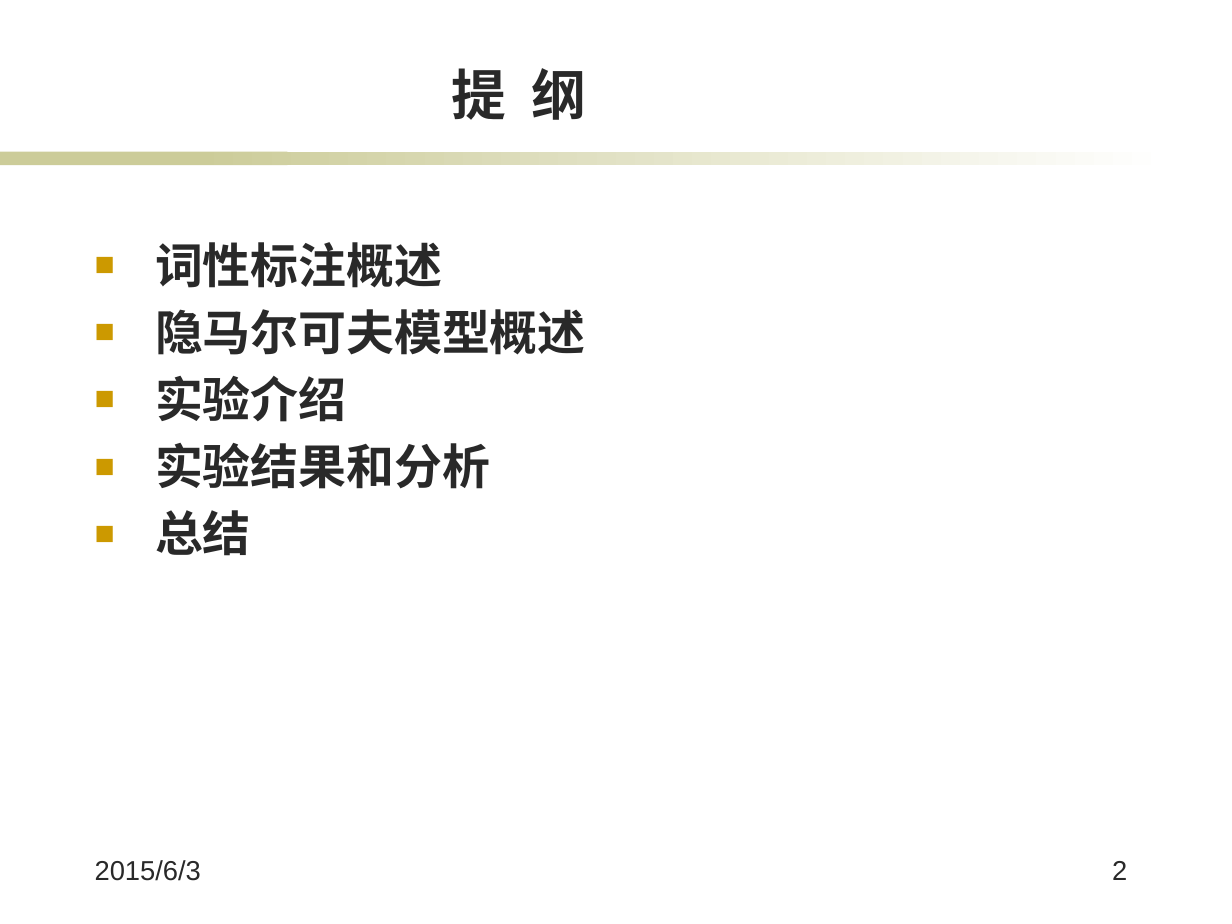
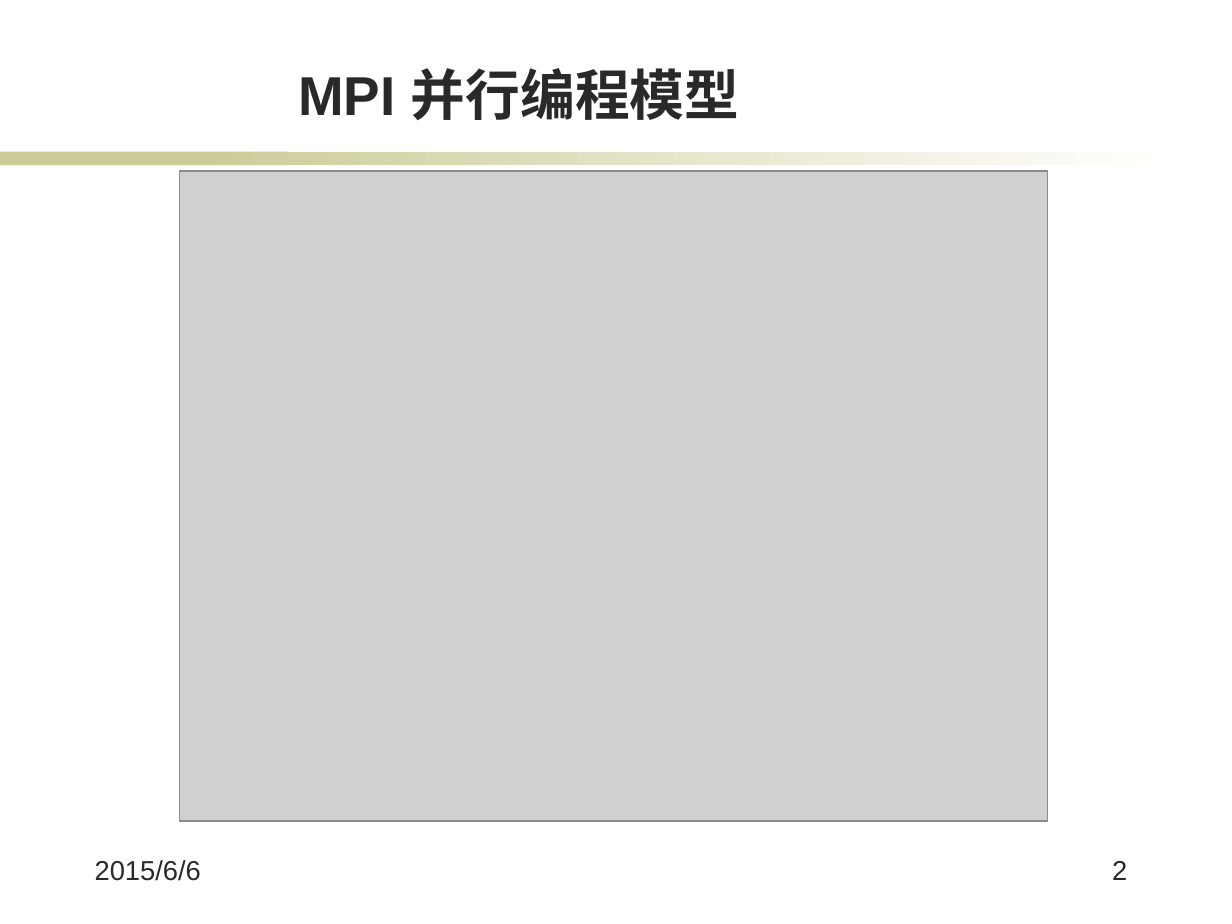
Before and after one commit to jiangxincode/thesis, a slide deck: slide 2 of 答辩.pptx. Drawn at 1232x924 pixels with LibreOffice and Linux fonts; fonts in the diff are those of the drawing; grey boxes stand for pictures; background and template pictures are left out. Boxes give left, top, right and bottom in pixels: in the first picture for what was removed or moved away, otherwise in the second. Text is boxed around its words. In the diff, an @@ line names an element or a change of style, - is before the commit and + after.

```diff
--- a/答辩.pptx
+++ b/答辩.pptx
@@ title at box(298, 68, 740, 120): text changed @@
-提 纲
+MPI 并行编程模型
@@ picture added at box(180, 171, 1048, 822) @@
@@ text removed at box(155, 242, 586, 556) @@
-■ 词性标注概述
-■ 隐马尔可夫模型概述
-■ 实验介绍
-■ 实验结果和分析
-■ 总结
@@ text at box(95, 860, 201, 881): text changed @@
-2015/6/3
+2015/6/6
```
Also in this commit, not shown: 6 other slides changed, 11 slides added, 8 slides removed, 1 other file.
